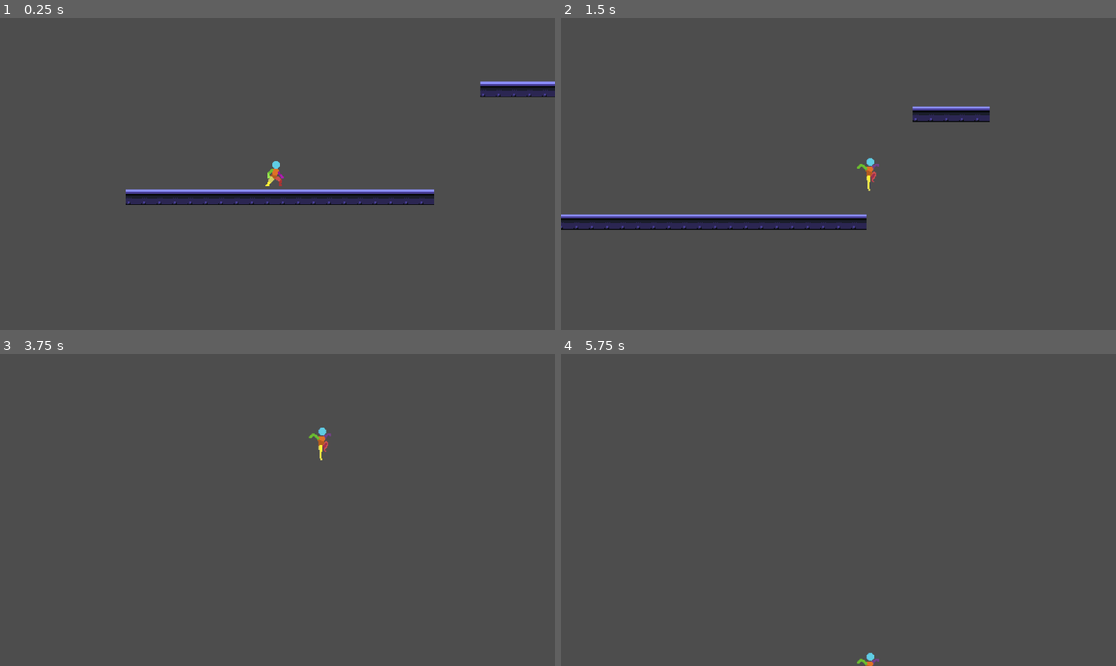
Above: before the commit, frames 1-4 (two rows, left to right).
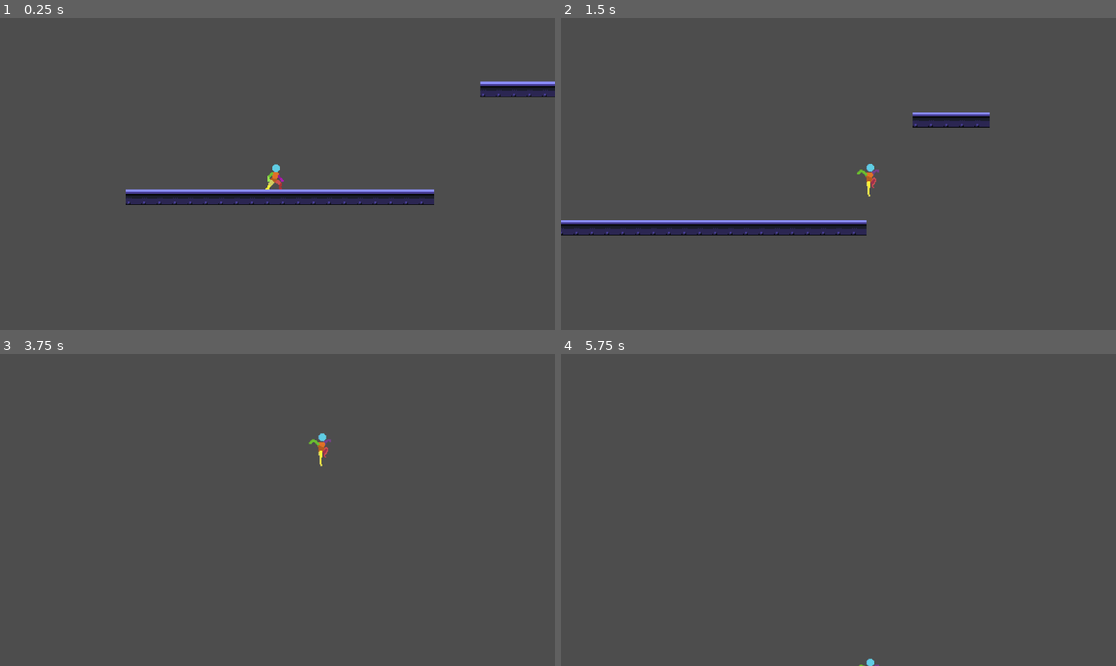
Above: after the commit, the same moments.

Repository: Hugana/Godot-Game
Game: Godot game, scene res://Scenes/Game.tscn
Same seed, same stepped clock (60 frames per second), same inputs: the game is played once before the commit and once after it.
Inputs (mouse positions are in pixels of both pictures, inside the frame that each line leads up to):
- Up to frame 1 (0.25 s): no input
- Up to frame 2 (1.5 s): move the mouse to (960, 158) at 0.52 s; hold D (move_right) from 0.53 s (still down); tap 1 (camera_1) at 0.6 s; tap Space (jump) at 0.77 s; move the mouse to (727, 189) at 1.27 s; tap 2 (camera_2) at 1.35 s
- Up to frame 3 (3.75 s): tap Space (jump) at 1.52, 3.02, 3.5 s; move the mouse to (333, 441) at 2.02 s; release D (move_right) at 2.03 s; hold A (move_left) 2.03-2.78 s; tap F (focus_Camera) at 2.1 s; tap Enter at 2.75 s; move the mouse to (249, 572) at 2.77 s; hold D (move_right) from 2.78 s (still down); tap Shift (slide) at 2.85 s; move the mouse to (444, 556) at 3.52 s; tap 1 (camera_1) at 3.6 s
- Up to frame 4 (5.75 s): tap Space (jump) at 3.77, 4.52 s; move the mouse to (672, 463) at 4.27 s; release D (move_right) at 4.28 s; hold A (move_left) 4.28-5.03 s; tap 2 (camera_2) at 4.35 s; tap Enter at 5 s; move the mouse to (866, 510) at 5.02 s; hold D (move_right) from 5.03 s (still down); tap F (focus_Camera) at 5.1 s

The runs differ from the first frame. In frame 1, 0.1% of the frame differs, in the area x 47-52%, y 45-56%; in frame 2, 4.7%, in the area x 0-78%, y 28-70%; in frame 3, 0.2%; in frame 4, less than 0.1%.

Commit message:
camera and screen size fix

Diff:
--- a/Scenes/player.tscn
+++ b/Scenes/player.tscn
@@ -255,17 +255,17 @@
 
 [sub_resource type="CapsuleShape2D" id="CapsuleShape2D_38623"]
 radius = 6.5
-height = 28.0
+height = 32.0
 
 [node name="Player" type="CharacterBody2D"]
 script = ExtResource("1_3a4ae")
 
 [node name="AnimatedSprite2D" type="AnimatedSprite2D" parent="."]
-position = Vector2(0, -16)
+position = Vector2(0, -10)
 sprite_frames = SubResource("SpriteFrames_sqakd")
 animation = &"idle"
 autoplay = "idle"
 
 [node name="CollisionShape2D" type="CollisionShape2D" parent="."]
-position = Vector2(0, -14)
+position = Vector2(0, -10)
 shape = SubResource("CapsuleShape2D_38623")
--- a/Scripts/camera_2d.gd
+++ b/Scripts/camera_2d.gd
@@ -38,6 +38,7 @@
 	camera = get_node(camera_node_path)
 
 func _process(delta: float) -> void:
+	screen_size = get_viewport_rect().size
 	var mouse_pos = get_viewport().get_mouse_position()
 	mouse_edge = detect_mouse_edge(mouse_pos)
 
@@ -93,17 +94,14 @@
 func check_player_is_near_edges(player_local_pos: Vector2, viewport_size: Vector2, offset: float) -> Dictionary:
 	var visible_area = viewport_size / camera.zoom
 
-	# Adjust the offset to reduce the detection area
-	var detection_offset = offset * 0.5  # Change factor to make it more or less sensitive
-
 	var edges = []
-	if player_local_pos.x < -visible_area.x / 2 + detection_offset:
+	if player_local_pos.x < -visible_area.x / 2 + offset:
 		edges.append(Edge.LEFT)
-	if player_local_pos.x > visible_area.x / 2 - detection_offset:
+	if player_local_pos.x > visible_area.x / 2 - offset:
 		edges.append(Edge.RIGHT)
-	if player_local_pos.y < -visible_area.y / 2 + detection_offset:
+	if player_local_pos.y < -visible_area.y / 2 + offset:
 		edges.append(Edge.TOP)
-	if player_local_pos.y > visible_area.y / 2 - detection_offset:
+	if player_local_pos.y > visible_area.y / 2 - offset:
 		edges.append(Edge.BOTTOM)
 
 	return {"is_near_edge": edges.size() > 0, "edges": edges}
--- a/Scripts/player.gd
+++ b/Scripts/player.gd
@@ -22,7 +22,7 @@
 	INVERTED
 }
 
-var camera_perspective
+var camera_perspective = camera_perspectives.NORMAL
 
 
 
@@ -31,6 +31,8 @@
 	screen_size = get_viewport().size
 
 func _physics_process(delta: float) -> void:
+
+	screen_size = get_viewport_rect().size
 
 	var direction = Input.get_axis("move_left", "move_right")
 
--- a/project.godot
+++ b/project.godot
@@ -14,10 +14,6 @@
 run/main_scene="res://Scenes/Game.tscn"
 config/features=PackedStringArray("4.3", "Forward Plus")
 config/icon="res://icon.svg"
-
-[display]
-
-window/size/mode=2
 
 [input]
 
